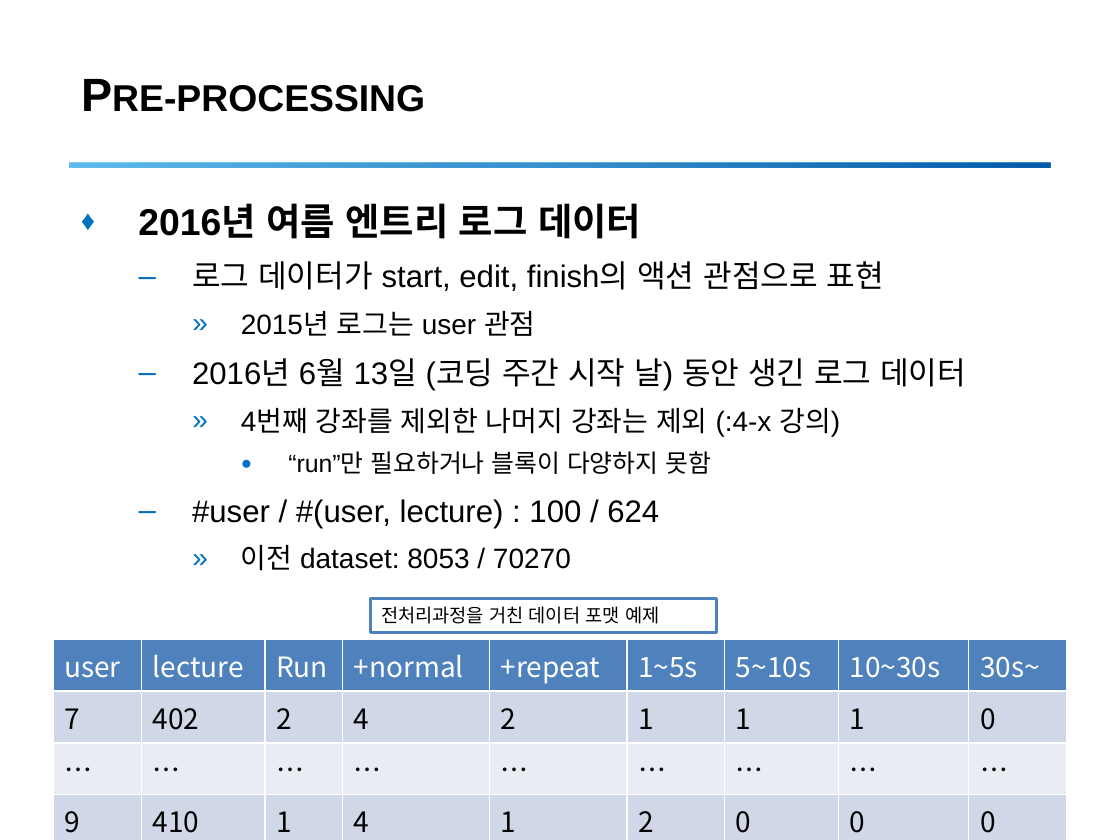
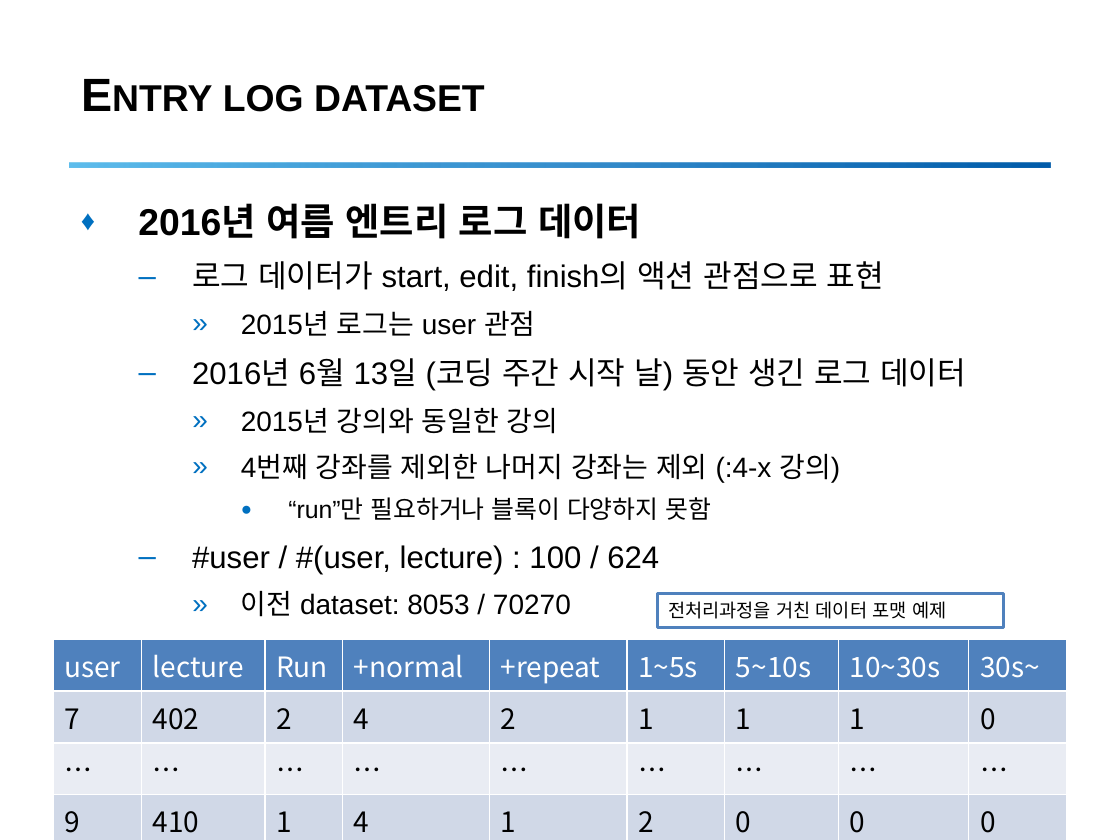
Before and after one commit to simdj/entry_log_analysis, a slide deck: slide 4 of 160704 로그분석 - 4.pptx. Drawn at 1120x840 pixels with LibreOffice and Linux fonts; fonts in the diff are those of the drawing; background and template pictures are left out. Boxes give left, top, right and bottom in pixels: in the first picture for what was removed or moved away, otherwise in the second. Text is boxed around its words. In the diff, an @@ line names an element or a change of style, - is before the commit and + after.

Commit message:
2015 2016 dataset clean

```diff
--- a/160704 로그분석 - 4.pptx
+++ b/160704 로그분석 - 4.pptx
@@ title at (223,85,485,112): text changed @@
-Pre-processing
+Entry log dataset
@@ text at (241,408,559,434): paragraph added @@
+    » 2015년 강의와 동일한 강의
@@ rectangle "전처리과정을 거친 데이터 포맷 예제": place and size @@
-rectangle "전처리과정을 거친 데이터 포맷 예제" at (371,598,717,632)
+rectangle "전처리과정을 거친 데이터 포맷 예제" at (657,594,1004,627)
```
Also in this commit, not shown: 4 other slides changed, 19 other files.
